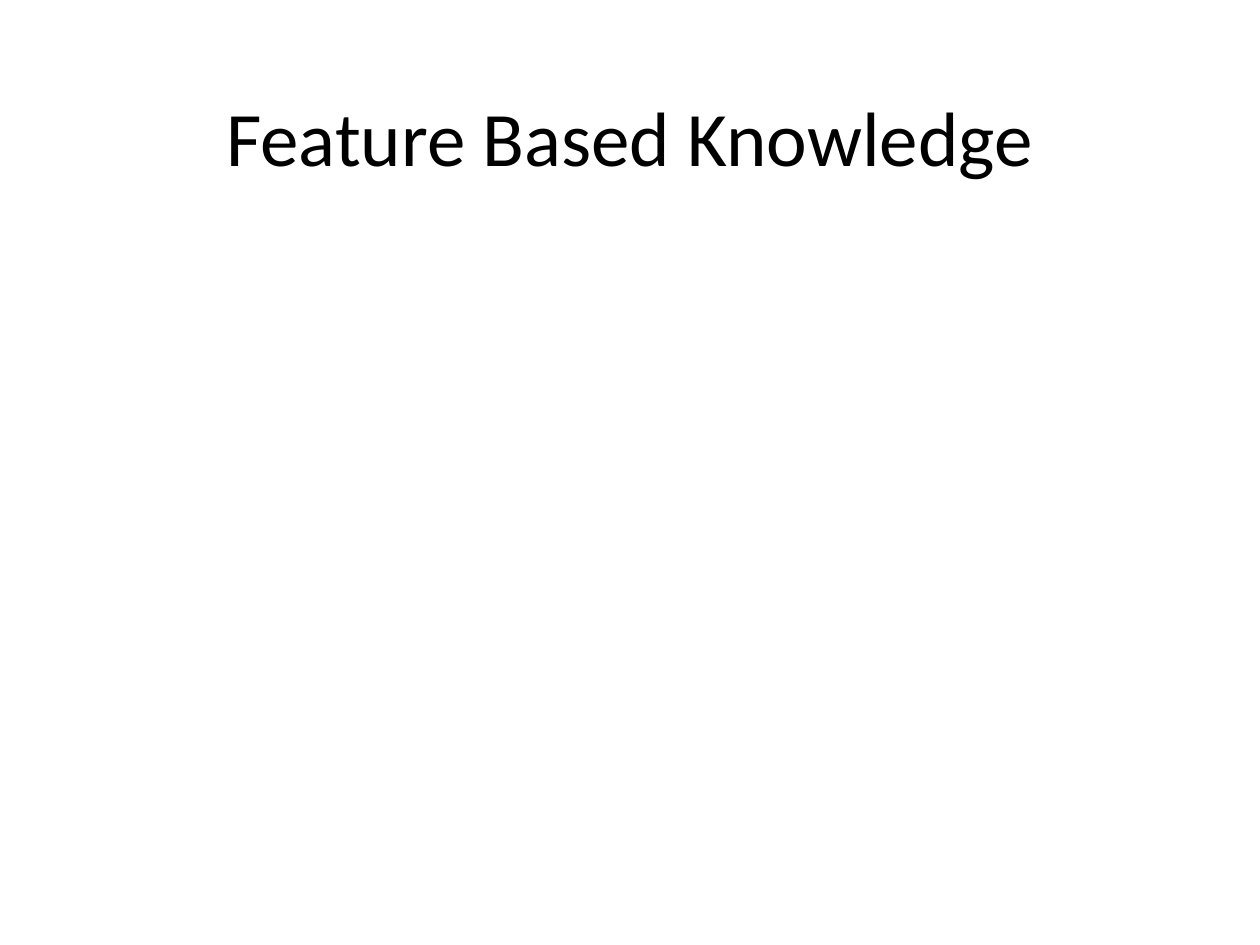
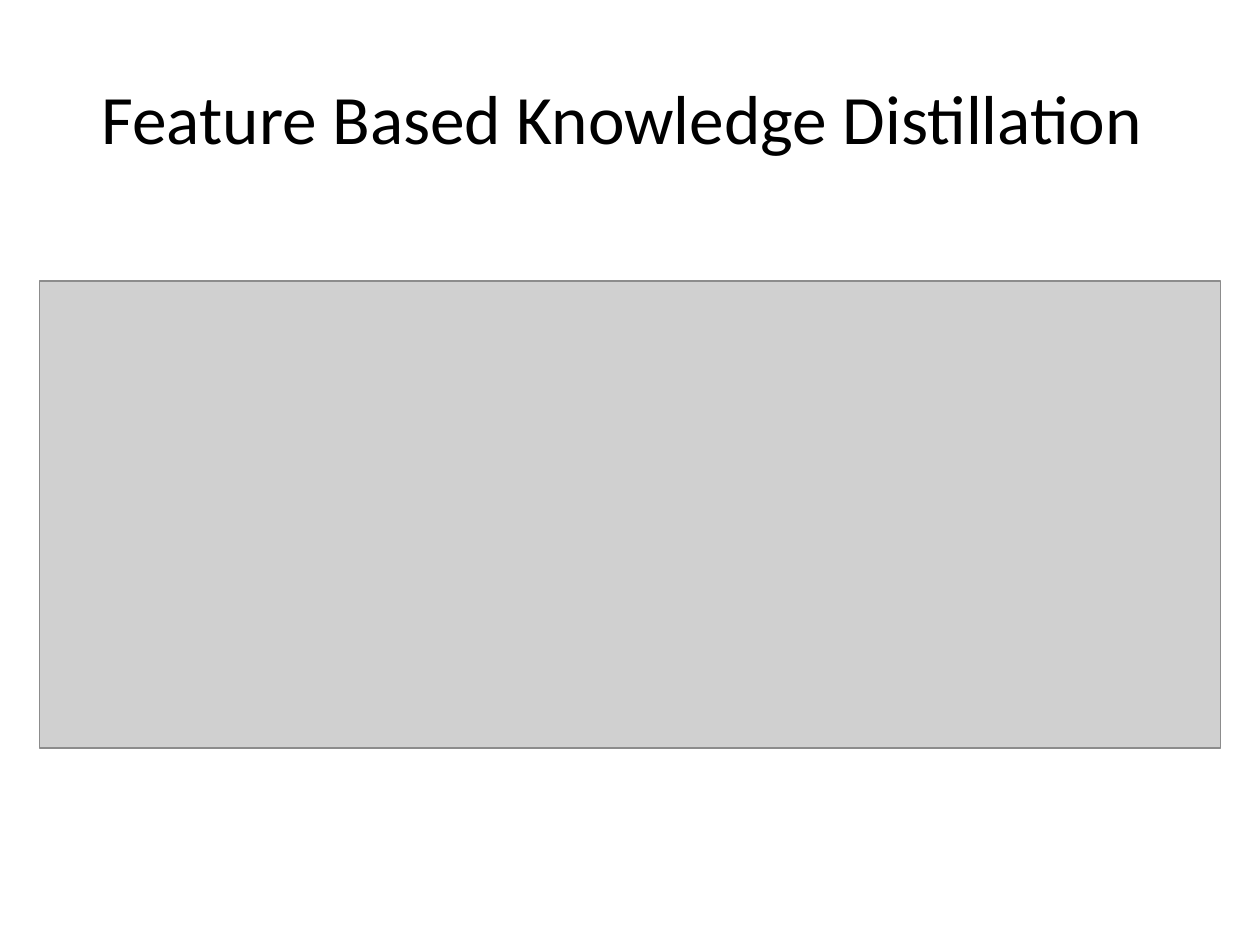
Before and after one commit to look4pritam/KnowledgeDistillation, a slide deck: slide 16 of Presentations/KnowledgeDistillation.pptx (slide 11 before the commit). Drawn at 1260x945 pixels with LibreOffice and Linux fonts; fonts in the diff are those of the drawing; grey boxes stand for pictures. Boxes give left, top, right and bottom in pixels: in the first picture for what was removed or moved away, otherwise in the second. Text is boxed around its words. In the diff, an @@ line names an element or a change of style, - is before the commit and + after.

```diff
--- a/Presentations/KnowledgeDistillation.pptx
+++ b/Presentations/KnowledgeDistillation.pptx
@@ title at (102, 96, 1142, 156): text changed; size 44 to 39.6 pt @@
-Feature Based Knowledge
+Feature Based Knowledge Distillation
@@ picture added at (39, 281, 1221, 748) @@
```
Also in this commit, not shown: 9 other slides changed, 17 slides added, 12 slides removed.
